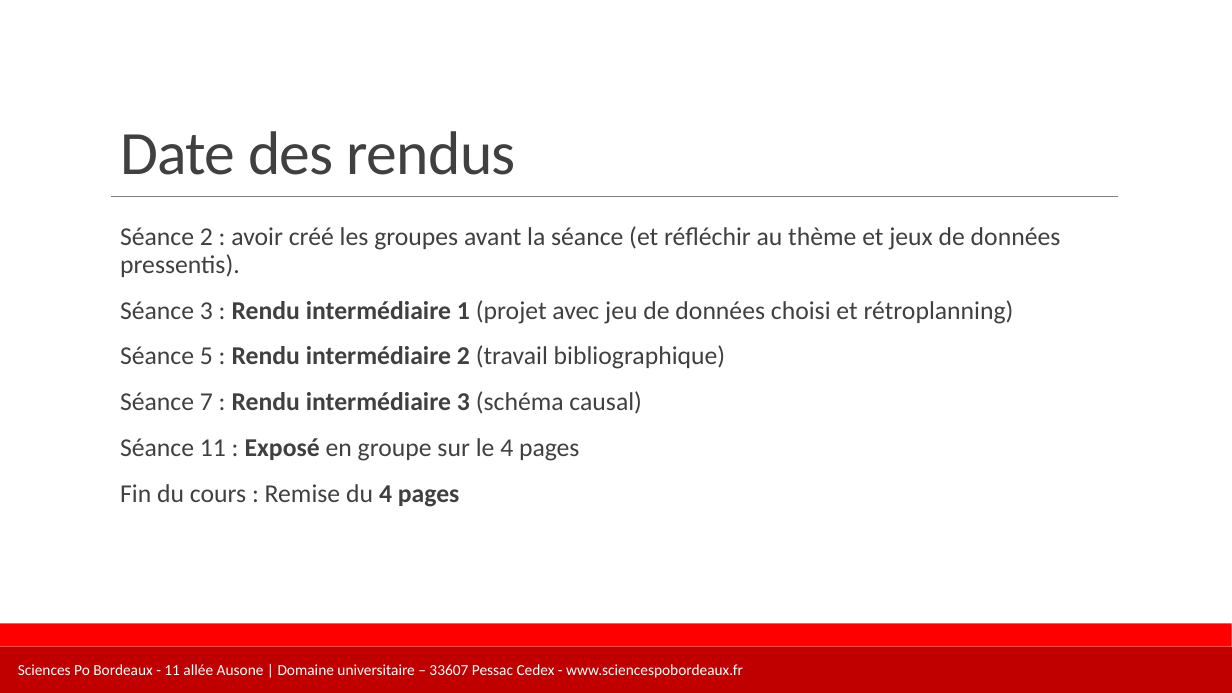
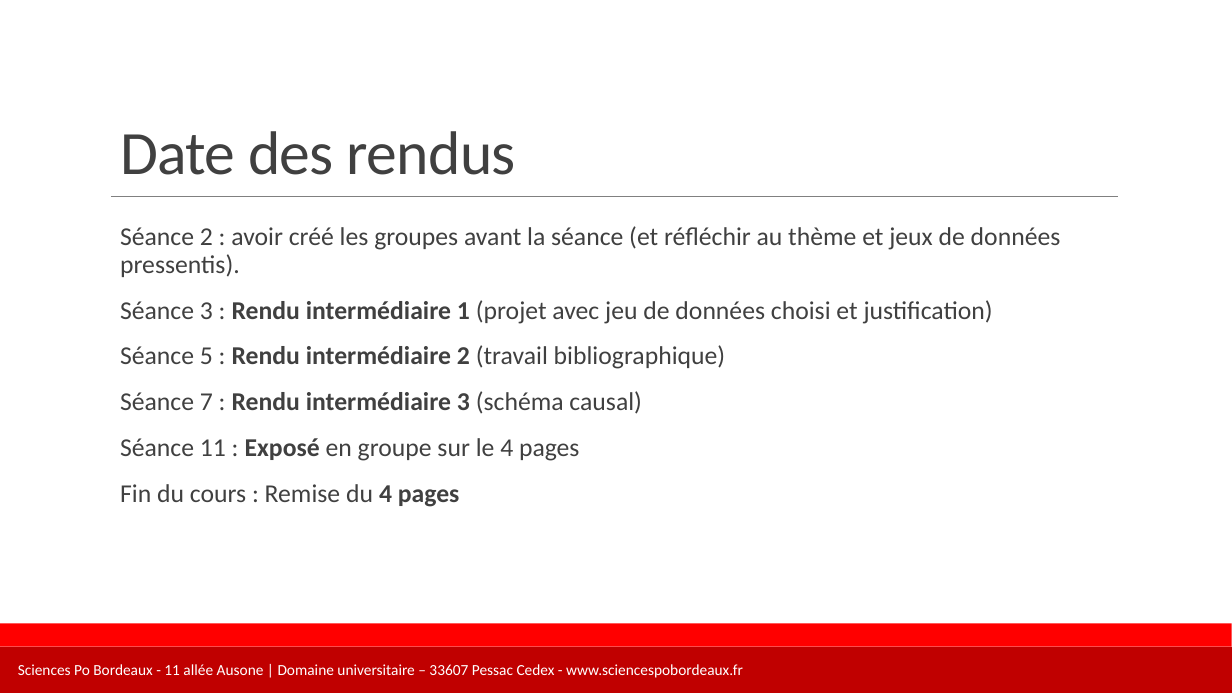
Before and after one commit to leomignot/DECA2-collectif, a slide deck: slide 11 of Mignot/Diapos/S1 - diapo DECA2.pptx. Drawn at 1232x693 pixels with LibreOffice and Linux fonts; fonts in the diff are those of the drawing; background and template pictures are left out. Boxes give left, top, right and bottom in pixels: in the first picture for what was removed or moved away, otherwise in the second. Text is boxed around its words. In the diff, an @@ line names an element or a change of style, - is before the commit and + after.

```diff
--- a/Mignot/Diapos/S1 - diapo DECA2.pptx
+++ b/Mignot/Diapos/S1 - diapo DECA2.pptx
@@ text at (120, 300, 993, 324): text changed @@
-  Séance 3 : Rendu intermédiaire 1 (projet avec jeu de données choisi et rétroplanning)
+  Séance 3 : Rendu intermédiaire 1 (projet avec jeu de données choisi et justification)
```
Also in this commit, not shown: 1 other file.
